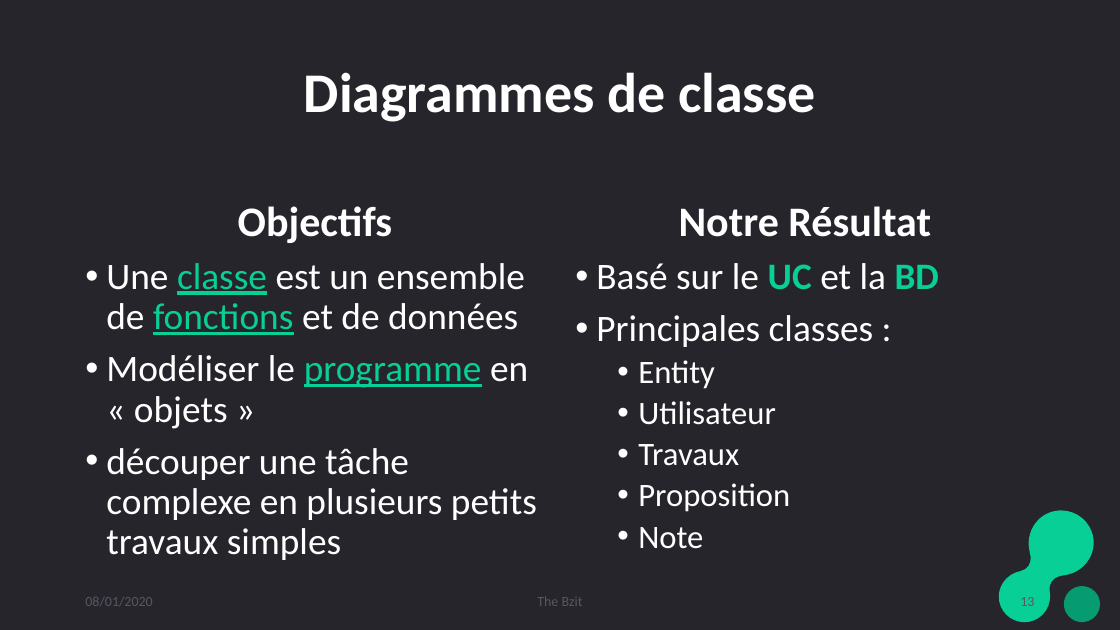
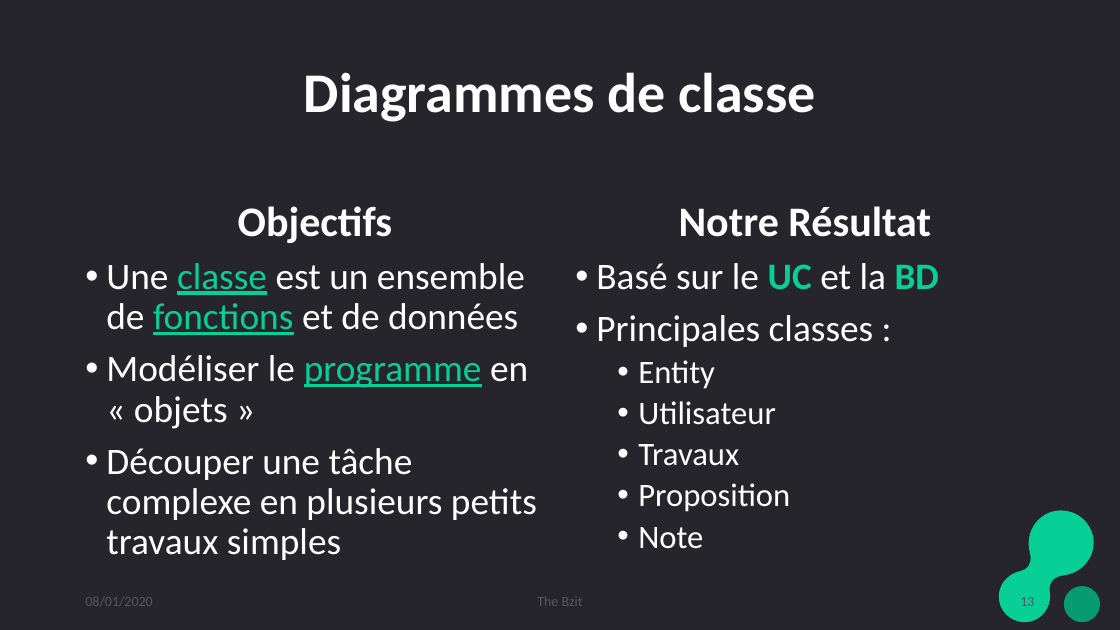
Before and after one commit to djuhnix/projet-s3, a slide deck: slide 13 of docs/Présentation projet soutenance.pptx. Drawn at 1120x630 pixels with LibreOffice and Linux fonts; fonts in the diff are those of the drawing. Boxes give left, top, right and bottom in pixels: in the first picture for what was removed or moved away, otherwise in the second. Text is boxed around its words. In the diff, an @@ line names an element or a change of style, - is before the commit and + after.

```diff
--- a/docs/Présentation projet soutenance.pptx
+++ b/docs/Présentation projet soutenance.pptx
@@ text at (106, 448, 537, 560): text changed @@
-• découper une tâche complexe en plusieurs petits travaux simples
+• Découper une tâche complexe en plusieurs petits travaux simples
```
Also in this commit, not shown: 2 other slides changed, 4 other files.
